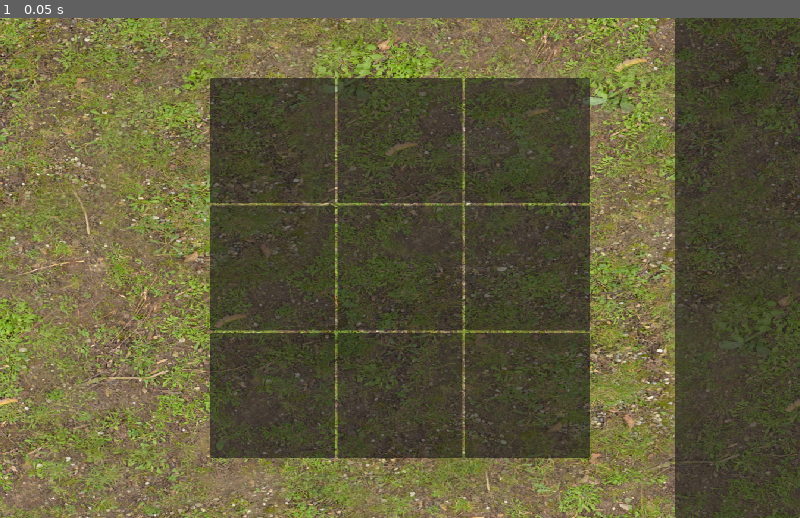
Above: before the commit, frame 1.
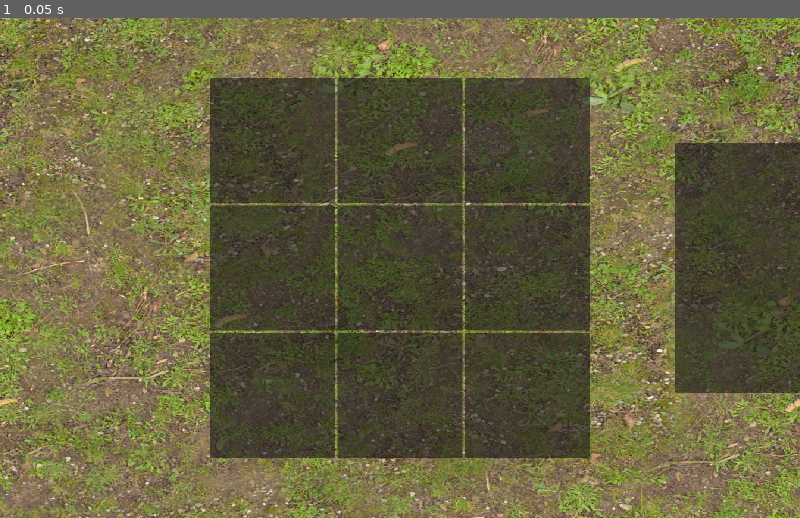
Above: after the commit, the same moment.

Repository: jintachi/GWJ85
Game: Godot game, scene res://scenes/main.tscn
The game is run twice, just before and just after one commit, with the same random seed, the same clock (stepped at 60 frames per second) and the same inputs.
Inputs:
- Up to frame 1 (0.05 s): no input

The runs differ from the first frame. In frame 1, 7.8% of the frame differs, in the area x 84-100%, y 0-100%.

Commit message:
Update main.tscn

Diff:
--- a/scenes/main.tscn
+++ b/scenes/main.tscn
@@ -26,7 +26,7 @@
 grow_vertical = 2
 
 [node name="Panel" type="Panel" parent="UI/CenterContainer"]
-custom_minimum_size = Vector2(200, 800)
+custom_minimum_size = Vector2(200, 400)
 layout_mode = 2
 
 [node name="CenterContainer2" type="CenterContainer" parent="UI"]
